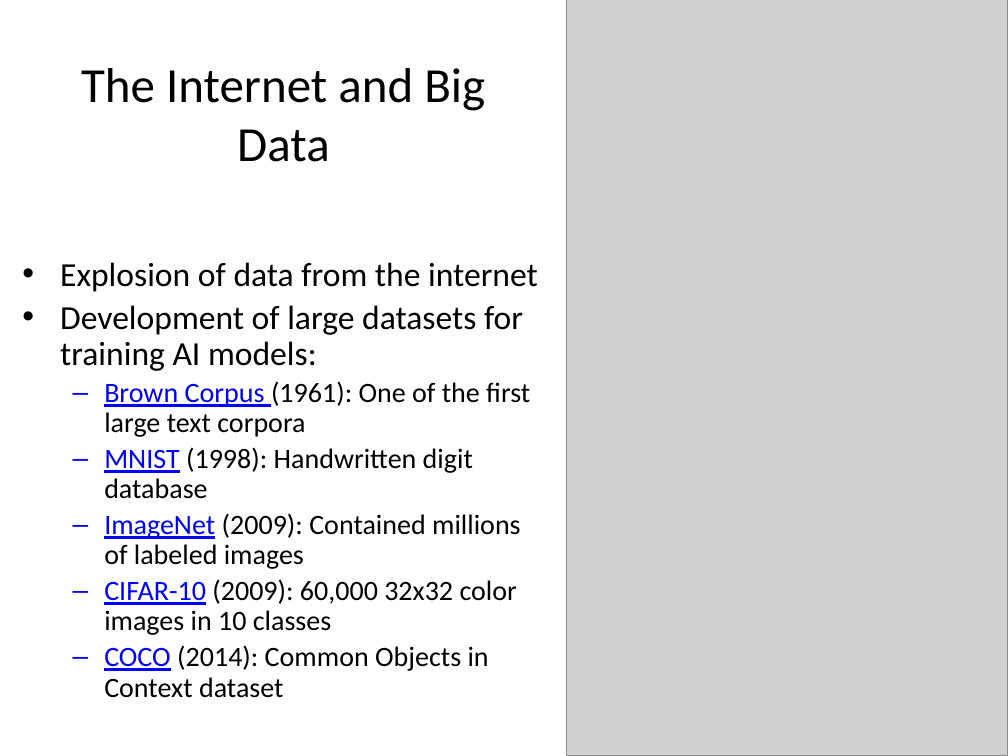
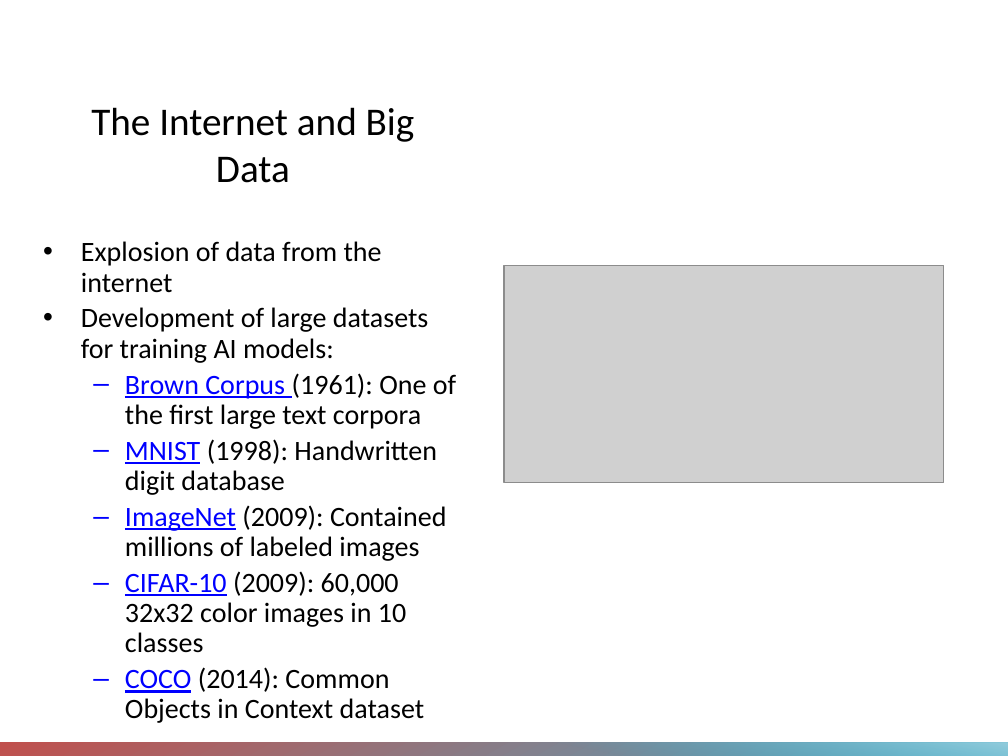
Before and after one commit to Chelsea-Myers/AIE_Presentations, a slide deck: slide 10 of AI Learning Systems.pptx. Drawn at 1008x756 pixels with LibreOffice and Linux fonts; fonts in the diff are those of the drawing; grey boxes stand for pictures. Boxes give left, top, right and bottom in pixels: in the first picture for what was removed or moved away, otherwise in the second. Text is boxed around its words. In the diff, an @@ line names an element or a change of style, - is before the commit and + after.

Commit message:
Update learning model presentation

```diff
--- a/AI Learning Systems.pptx
+++ b/AI Learning Systems.pptx
@@ title "The Internet and Big Data" at [91,107,415,183]: size 35 to 28 pt; vertical alignment middle to bottom @@
@@ picture removed at [566,0,1008,756] @@
@@ text "Explosion of data from the ...": place and size @@
-text "Explosion of data from the ..." at [60,262,538,698]
+text "Explosion of data from the ..." at [81,241,456,723]
@@ text "Explosion of data from the ..." at [81,241,456,723]: vertical alignment middle to top @@
@@ text at [81,241,429,363]: size 24 to 20 pt in "Explosion of data from the internet", "Development of large datasets for training AI ..." @@
@@ picture added at [504,265,943,483] @@
@@ rectangle added at [0,743,1008,756], fill gradient #4BACC6 to #C0504D @@
@@ rectangle added at [519,742,1008,755], fill gradient #4BACC6 to #93CDDD @@
```
Also in this commit, not shown: 8 other slides changed, 1 other file.
